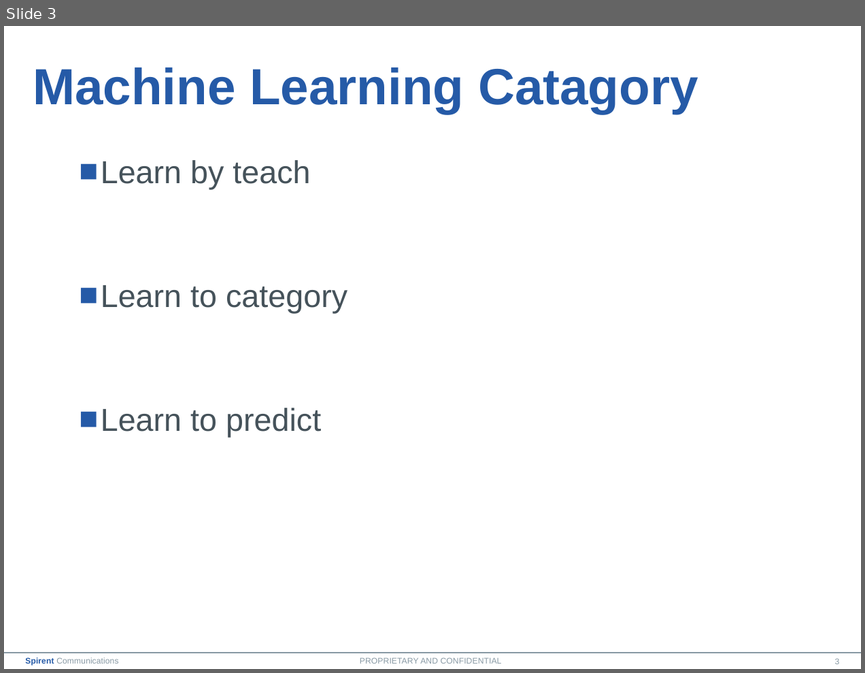
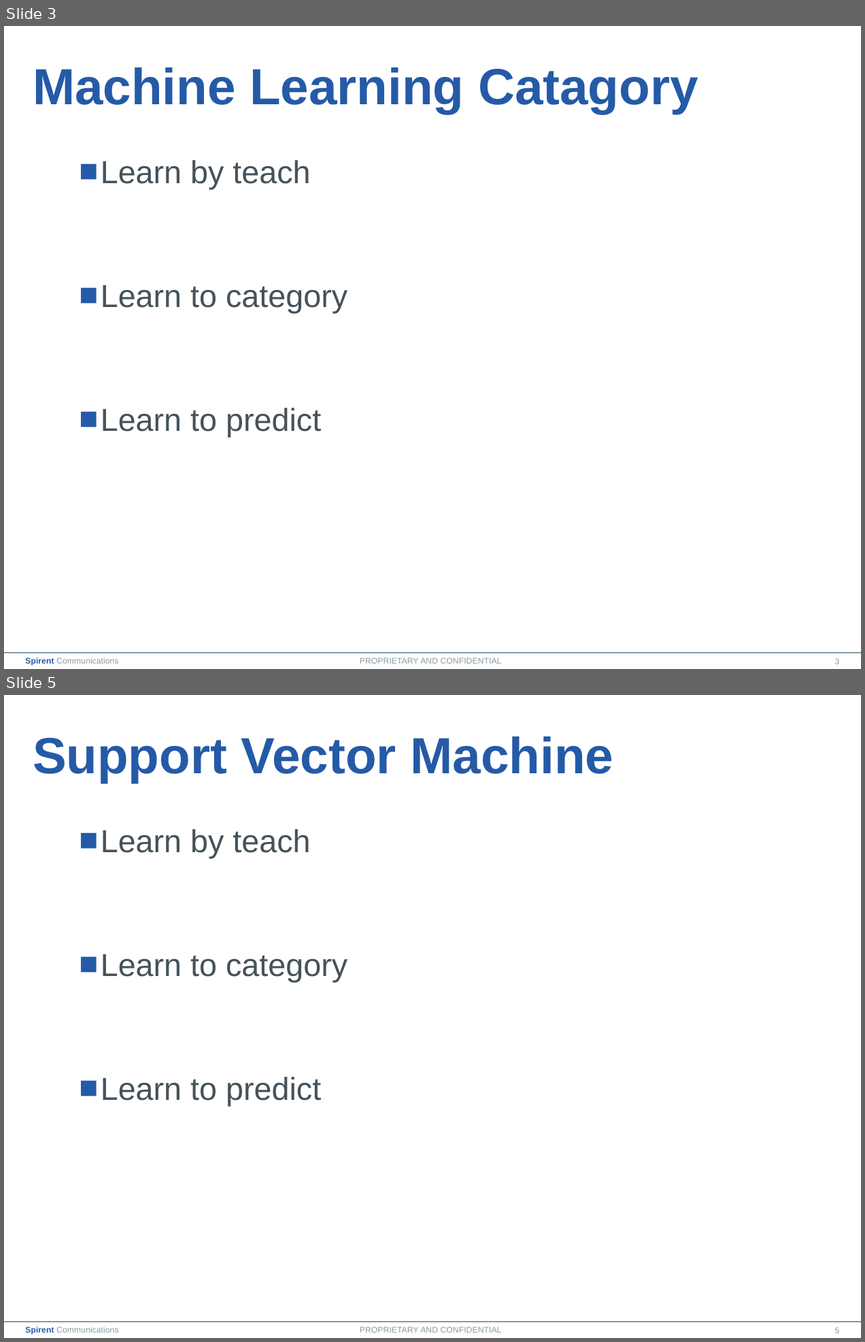
Before and after one commit to hbdhj/documents, a slide deck: training_draft/machine_learning_intro.pptx. Shown one above the other, each under a label of ours: slide 3 before the commit, slides 3 and 5 after it; the slides between them are not shown. The pictures are 865x673 and 865x1342 pixels, drawn with LibreOffice and Linux fonts; fonts in the diff are those of the drawing; background and template pictures are left out. Boxes give left, top, right and bottom in pixels: in the first picture for what was removed or moved away, otherwise in the second. Text is boxed around its words. In the diff, an @@ line names an element or a change of style, - is before the commit and + after.

Commit message:
make some changes on ppts

```diff
--- a/training_draft/machine_learning_intro.pptx
+++ b/training_draft/machine_learning_intro.pptx
@@ slide 5 added at box(4, 695, 861, 1338), background #FFFFFF; not listed: 4 template elements that a slide beside it also shows @@
@@ title added at box(33, 736, 614, 783), 32 pt, text #255AA7, bold @@
+Support Vector Machine
@@ text added at box(101, 829, 347, 1106), 20 pt, text #45525A @@
+■ Learn by teach
+■ Learn to category
+■ Learn to predict
```
Also in this commit, not shown: 5 other slides added, 1 other file.
